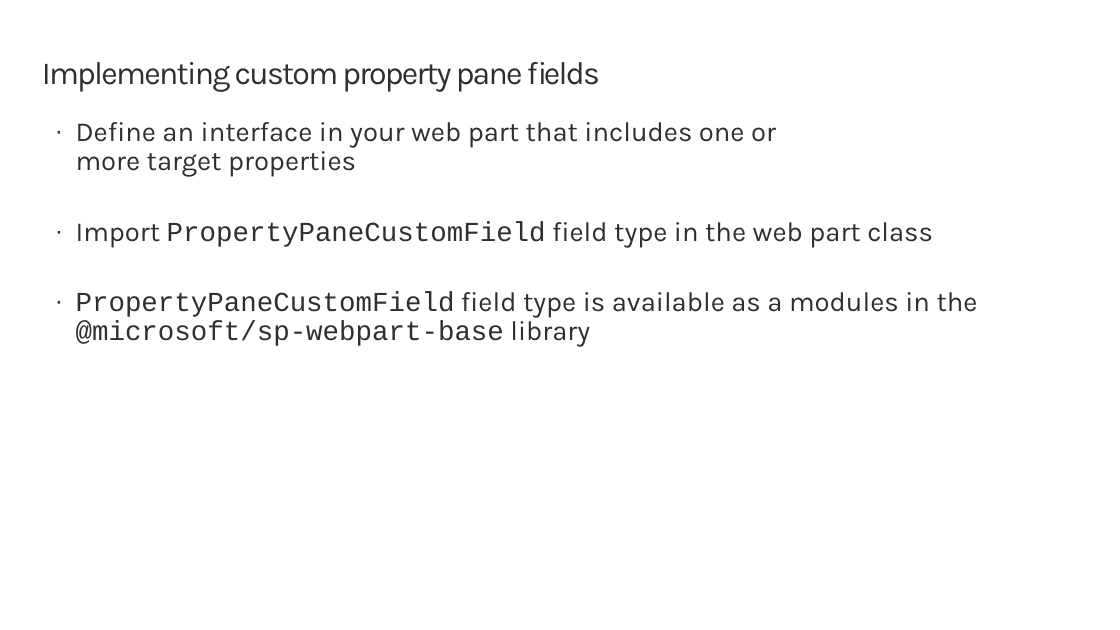
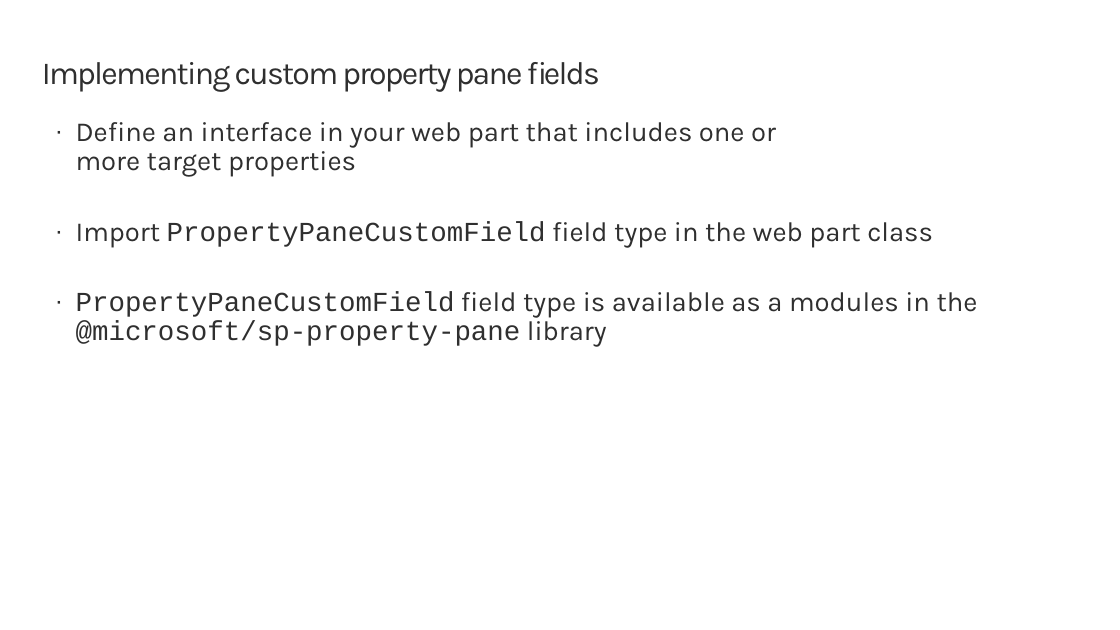
Before and after one commit to SharePoint/sp-dev-training-spfx-webpart-proppane, a slide deck: slide 4 of 02 customprops.pptx. Drawn at 1120x630 pixels with LibreOffice and Linux fonts; fonts in the diff are those of the drawing; background and template pictures are left out. Boxes give left, top, right and bottom in pixels: in the first picture for what was removed or moved away, otherwise in the second. Text is boxed around its words. In the diff, an @@ line names an element or a change of style, - is before the commit and + after.

```diff
--- a/02 customprops.pptx
+++ b/02 customprops.pptx
@@ text at (x1=76, y1=291, x2=978, y2=347): text changed @@
-· PropertyPaneCustomField field type is available as a modules in the @microsoft/sp-webpart-base library
+· PropertyPaneCustomField field type is available as a modules in the @microsoft/sp-property-pane library
```
Also in this commit, not shown: 27 other files.
